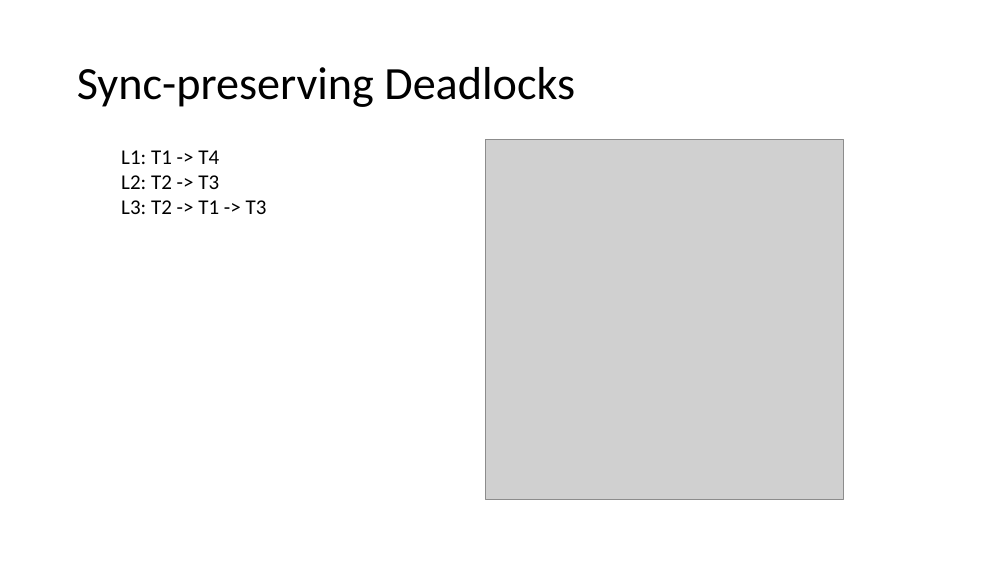
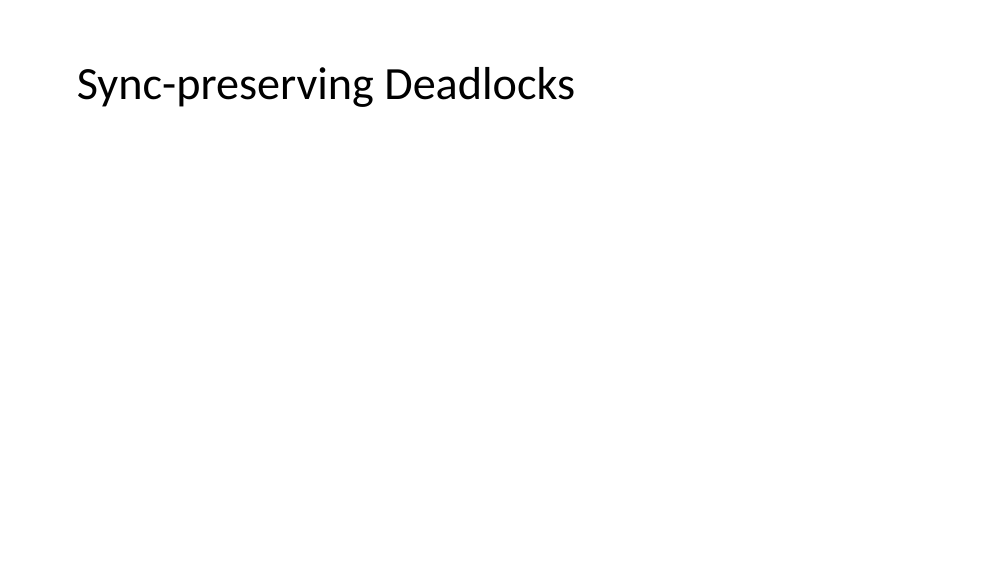
Before and after one commit to HuBaX/Seminararbeit, a slide deck: slide 21 of Sound Dynamic Deadlock Prediction in Linear Time.pptx (slide 25 before the commit). Drawn at 1008x567 pixels with LibreOffice and Linux fonts; fonts in the diff are those of the drawing; grey boxes stand for pictures. Boxes give left, top, right and bottom in pixels: in the first picture for what was removed or moved away, otherwise in the second. Text is boxed around its words. In the diff, an @@ line names an element or a change of style, - is before the commit and + after.

```diff
--- a/Sound Dynamic Deadlock Prediction in Linear Time.pptx
+++ b/Sound Dynamic Deadlock Prediction in Linear Time.pptx
@@ picture removed at (485, 140, 844, 500) @@
@@ text removed at (121, 150, 267, 214) @@
-L1: T1 -> T4
-L2: T2 -> T3
-L3: T2 -> T1 -> T3
```
Also in this commit, not shown: 9 other slides changed, 3 slides added, 1 slide removed, 1 other file.
